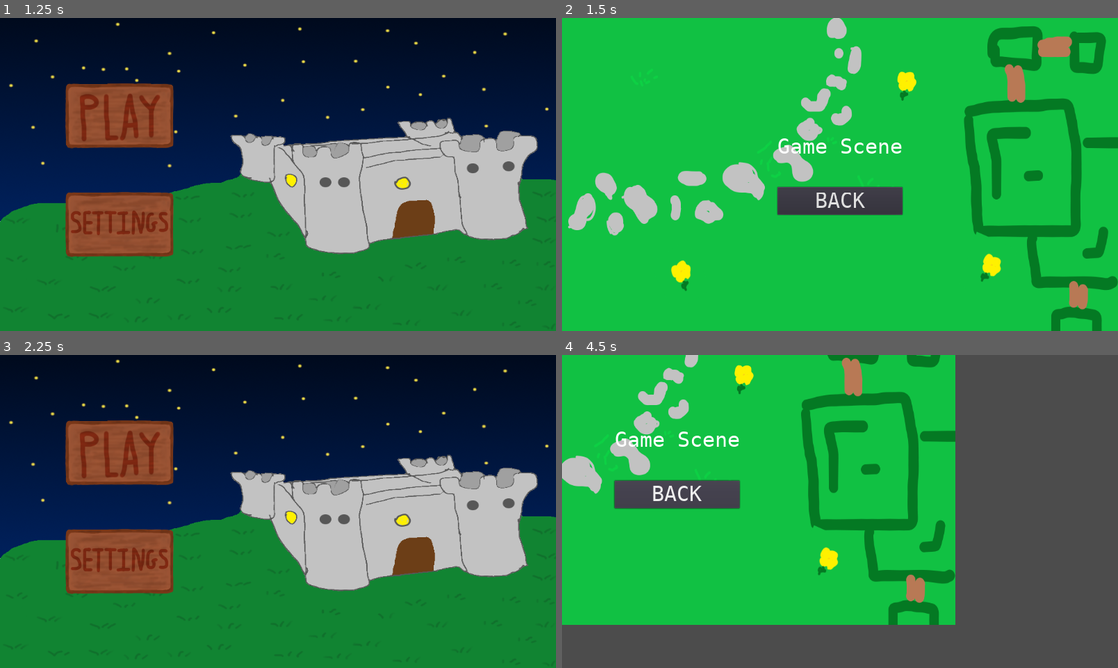
Above: before the commit, frames 1-4 (two rows, left to right).
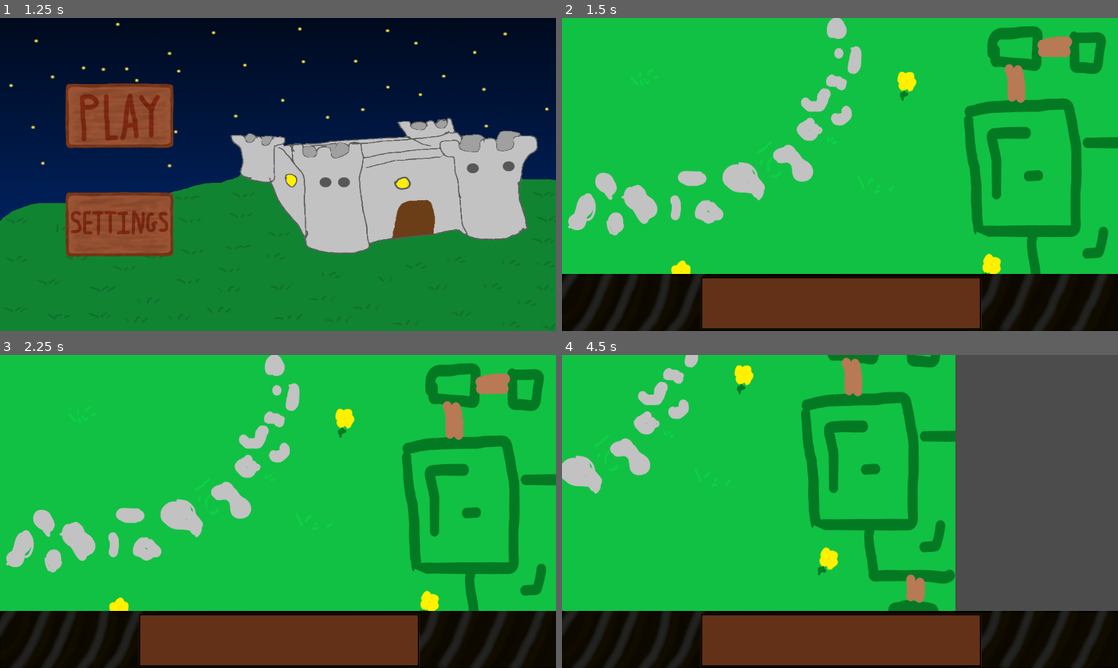
Above: after the commit, the same moments.

Repository: An0n3m0us/RSS-Godot
Game: Godot game, scene res://src/game/SettingsScene.tscn
The game is run twice, just before and just after one commit, with the same random seed, the same clock (stepped at 60 frames per second) and the same inputs. This scene is started directly instead of the project's main scene.
Inputs (mouse positions are in pixels of both pictures, inside the frame that each line leads up to):
- Up to frame 1 (1.25 s): click "YES" at 0.5 s
- Up to frame 2 (1.5 s): click (678, 115) at 1.25 s
- Up to frame 3 (2.25 s): click (278, 536) at 2 s, where only the run before the commit has a clickable "BACK"
- Up to frame 4 (4.5 s): click (678, 452) at 2.77 s; tap Enter at 3.5 s; move the mouse to (962, 495) at 3.52 s; hold Right 3.53-4.28 s; click (962, 495) at 3.67 s; move the mouse to (728, 527) at 4.27 s; hold Down from 4.28 s (still down)

Frame 1 is identical in both runs. In frame 2, 21% of the frame differs, in the area x 0-100%, y 38-100%; in frame 3, 99%, in the area x 0-100%, y 0-100%; in frame 4, 21%.

Commit message:
Add bg sounds; Add ingame HUD

Diff:
--- a/project.godot
+++ b/project.godot
@@ -19,6 +19,10 @@
 run/main_scene="res://src/game/IntroScreen.tscn"
 config/icon="res://icon.png"
 
+[autoload]
+
+GlobalAudio="*res://src/game/GlobalAudio.tscn"
+
 [display]
 
 window/size/width=1280
--- a/src/game/GameScene.tscn
+++ b/src/game/GameScene.tscn
@@ -1,6 +1,6 @@
 [gd_scene load_steps=5 format=2]
 
-[ext_resource path="res://src/fonts/default_font.tres" type="DynamicFont" id=1]
+[ext_resource path="res://assets/images/mainhud.png" type="Texture" id=1]
 [ext_resource path="res://src/scripts/ReturnMainMenu.gd" type="Script" id=2]
 [ext_resource path="res://assets/images/background placeholder.png" type="Texture" id=3]
 [ext_resource path="res://src/scripts/GameCamera.gd" type="Script" id=4]
@@ -22,39 +22,23 @@
 "_edit_use_anchors_": false
 }
 
-[node name="CenterContainer" type="CenterContainer" parent="."]
-anchor_right = 1.0
-anchor_bottom = 1.0
-__meta__ = {
-"_edit_use_anchors_": false
-}
-
-[node name="VBoxContainer" type="VBoxContainer" parent="CenterContainer"]
-margin_left = 495.0
-margin_top = 268.0
-margin_right = 785.0
-margin_bottom = 452.0
-
-[node name="Label" type="Label" parent="CenterContainer/VBoxContainer"]
-margin_right = 290.0
-margin_bottom = 117.0
-size_flags_vertical = 1
-custom_fonts/font = ExtResource( 1 )
-text = "Game Scene
-"
-
-[node name="Button" type="Button" parent="CenterContainer/VBoxContainer"]
-margin_top = 121.0
-margin_right = 290.0
-margin_bottom = 184.0
-custom_fonts/font = ExtResource( 1 )
-text = "BACK"
-__meta__ = {
-"_edit_use_anchors_": false
-}
-
 [node name="Camera2D" type="Camera2D" parent="."]
 position = Vector2( 640, 360 )
 current = true
 script = ExtResource( 4 )
-[connection signal="pressed" from="CenterContainer/VBoxContainer/Button" to="." method="_on_Button_pressed"]
+
+[node name="CanvasLayer" type="CanvasLayer" parent="Camera2D"]
+
+[node name="HUD" type="TextureRect" parent="Camera2D/CanvasLayer"]
+anchor_top = 1.0
+anchor_right = 1.0
+anchor_bottom = 1.0
+margin_left = -2.0
+margin_top = -131.0
+margin_right = 2.0
+margin_bottom = 2.0
+texture = ExtResource( 1 )
+expand = true
+__meta__ = {
+"_edit_use_anchors_": false
+}
--- /dev/null
+++ b/src/game/GlobalAudio.tscn
@@ -0,0 +1,21 @@
+[gd_scene load_steps=4 format=2]
+
+[ext_resource path="res://assets/sfx/Tokyo-bells.ogg" type="AudioStream" id=1]
+[ext_resource path="res://assets/sfx/Dark-winters-night.ogg" type="AudioStream" id=2]
+[ext_resource path="res://assets/sfx/Retro-Night.ogg" type="AudioStream" id=3]
+
+[node name="GlobalAudio" type="Control"]
+anchor_right = 1.0
+anchor_bottom = 1.0
+__meta__ = {
+"_edit_use_anchors_": false
+}
+
+[node name="Dark-winters-night" type="AudioStreamPlayer" parent="."]
+stream = ExtResource( 2 )
+
+[node name="Retro-Night" type="AudioStreamPlayer" parent="."]
+stream = ExtResource( 3 )
+
+[node name="Tokyo-bells" type="AudioStreamPlayer" parent="."]
+stream = ExtResource( 1 )
--- a/src/scripts/IntroScreen.gd
+++ b/src/scripts/IntroScreen.gd
@@ -9,6 +9,7 @@
 func _ready():
 	logoScale = $Logo.scale
 	fade = $Fade.color
+	#GlobalAudio.get_node("Tokyo-bells").play()
 	pass
 
 func _process(_delta):
--- a/src/scripts/SettingsScreen.gd
+++ b/src/scripts/SettingsScreen.gd
@@ -1,11 +1,15 @@
 extends Control
 
 func _on_Yes_pressed():
+	if GlobalAudio.get_node("Tokyo-bells").playing == false:
+		GlobalAudio.get_node("Tokyo-bells").play()
+
 	AudioServer.set_bus_mute(AudioServer.get_bus_index("Master"), false)
 	var _return = get_tree().change_scene("res://src/game/TitleScreen.tscn")
 	pass
 
 func _on_No_pressed():
+	GlobalAudio.get_node("Tokyo-bells").stop()
 	AudioServer.set_bus_mute(AudioServer.get_bus_index("Master"), true)
 	var _return = get_tree().change_scene("res://src/game/TitleScreen.tscn")
 	pass
Not shown, added: assets/sfx/Dark-winters-night.ogg.import
Not shown, added: assets/sfx/Retro-Night.ogg.import
Not shown, added: assets/sfx/Tokyo-bells.ogg.import
Not shown, removed: assets/sfx/Dark-winters-night.mp3
Not shown, added: assets/sfx/Dark-winters-night.ogg
Not shown, removed: assets/sfx/Retro-Night.mp3
Not shown, added: assets/sfx/Retro-Night.ogg
Not shown, removed: assets/sfx/Tokyo-bells.mp3
Not shown, added: assets/sfx/Tokyo-bells.ogg
Not shown, removed: assets/sfx/sfx1.mp3
Not shown, removed: assets/sfx/sfx2.mp3
